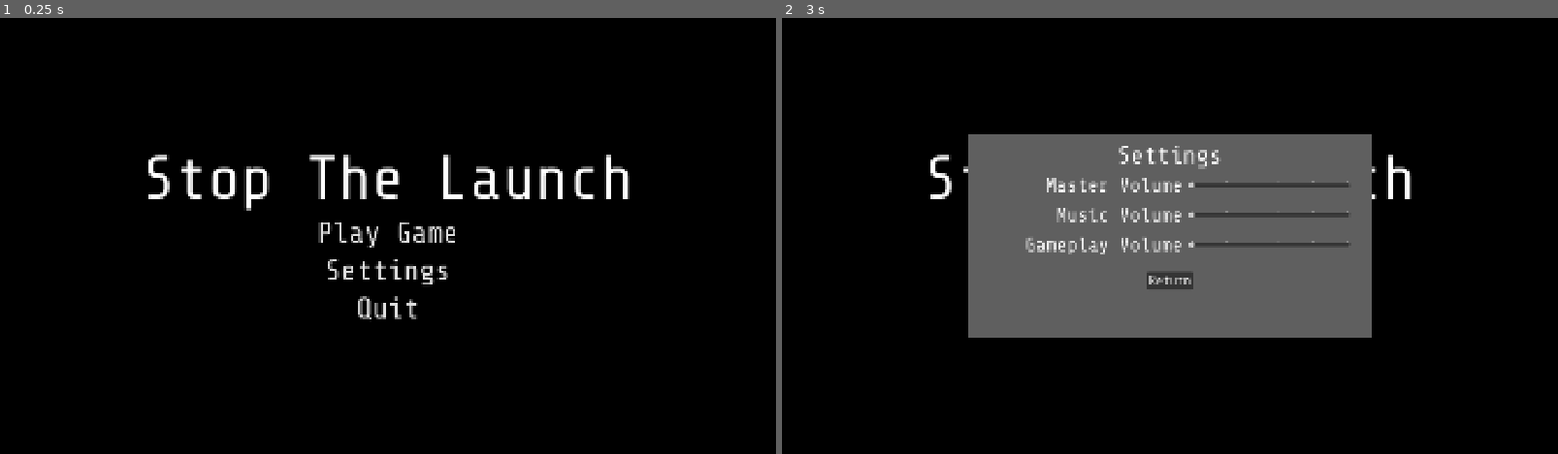
Above: before the commit, frames 1-2 (left to right).
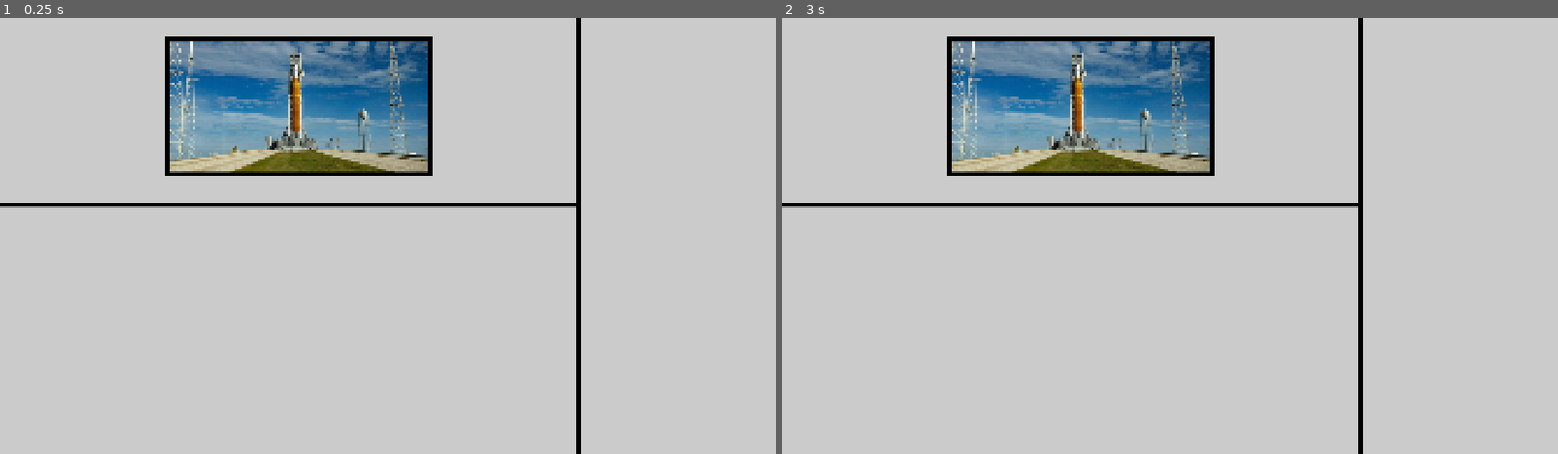
Above: after the commit, the same moments.

Repository: bukit3point0/gmtk2026
Game: Godot game, scene res://scenes/game_root.tscn
The game is run twice, just before and just after one commit, with the same random seed, the same clock (stepped at 60 frames per second) and the same inputs.
Inputs:
- Up to frame 1 (0.25 s): no input
- Up to frame 2 (3 s): click "Play Game" at 0.5 s; click "Play Game" at 1.25 s; click "Play Game" at 2 s; click "Settings" at 2.75 s

The runs differ from the first frame. In frame 1, 98% of the frame differs, in the area x 0-100%, y 0-100%; in frame 2, 98%.

Commit message:
mock background added

Diff:
--- /dev/null
+++ b/scenes/background.tscn
@@ -0,0 +1,10 @@
+[gd_scene format=3 uid="uid://bpn3sdvipin1v"]
+
+[ext_resource type="Texture2D" uid="uid://ntkki1lc1tjv" path="res://assets/mocks/office_background.png" id="1_bkp1e"]
+
+[node name="Background" type="Node2D" unique_id=2126150908]
+
+[node name="TextureRect" type="TextureRect" parent="." unique_id=1104701256]
+offset_right = 40.0
+offset_bottom = 40.0
+texture = ExtResource("1_bkp1e")
--- a/scenes/game.tscn
+++ b/scenes/game.tscn
@@ -1,3 +1,9 @@
 [gd_scene format=3 uid="uid://crn0td2ubi874"]
 
+[ext_resource type="PackedScene" uid="uid://bpn3sdvipin1v" path="res://scenes/background.tscn" id="1_uwrxv"]
+
 [node name="Game" type="Node2D" unique_id=1055144618]
+
+[node name="Level1" type="Node2D" parent="." unique_id=799543503]
+
+[node name="Background" parent="Level1" unique_id=2126150908 instance=ExtResource("1_uwrxv")]
Binary file added: assets/mocks/office_background.png
Not shown, added: assets/mocks/office_background.png.import
